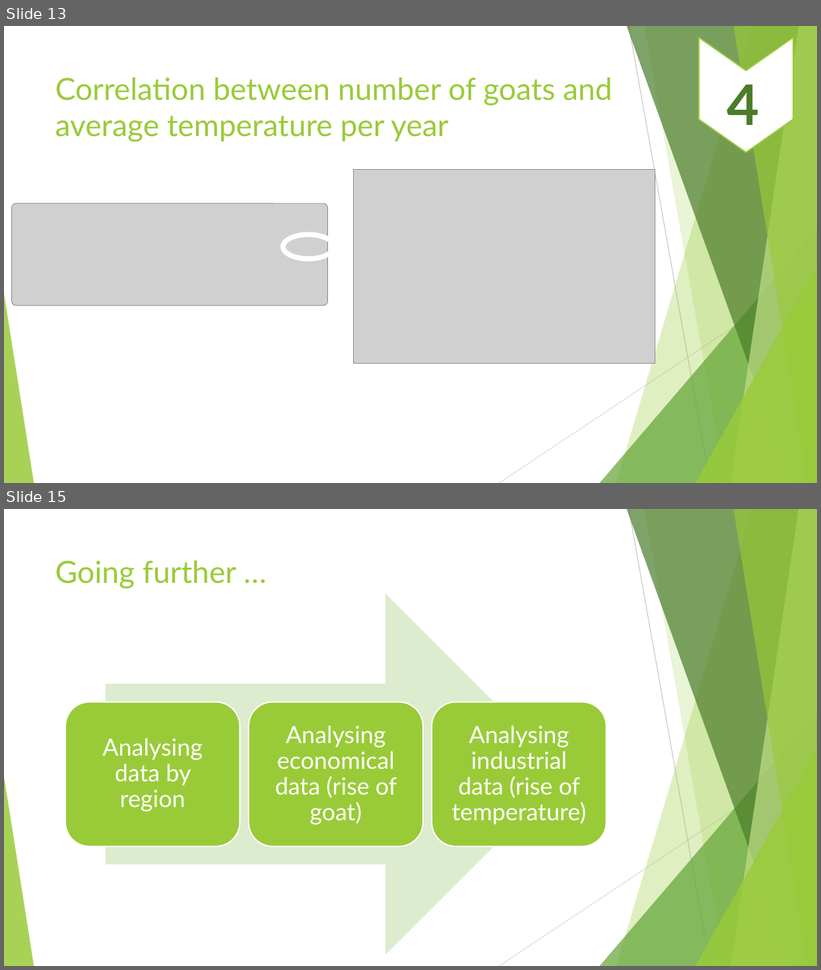
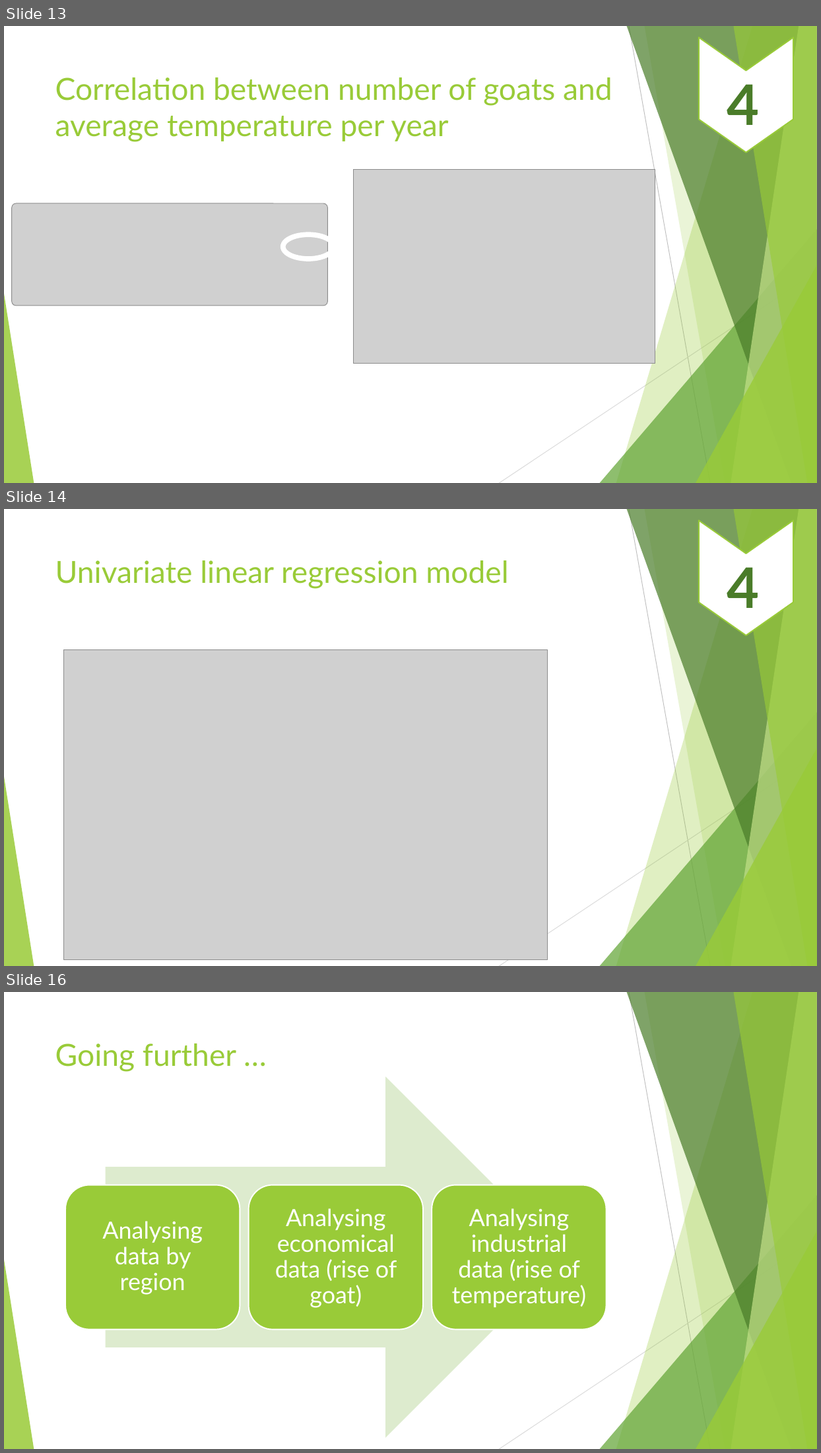
Before and after one commit to jina2020/Projects, a slide deck: Weather and animal data in Mongolia/Weather and animal correlation in Mongolia.pptx. Shown one above the other, each under a label of ours: slides 13 and 15 before the commit, slides 13, 14 and 16 after it; the slides between them are not shown. The pictures are 821x970 and 821x1453 pixels, drawn with LibreOffice and Linux fonts; fonts in the diff are those of the drawing; grey boxes stand for pictures. Boxes give left, top, right and bottom in pixels: in the first picture for what was removed or moved away, otherwise in the second. Text is boxed around its words. In the diff, an @@ line names an element or a change of style, - is before the commit and + after.

Commit message:
Univariate linear regression part

```diff
--- a/Weather and animal data in Mongolia/Weather and animal correlation in Mongolia.pptx
+++ b/Weather and animal data in Mongolia/Weather and animal correlation in Mongolia.pptx
@@ slide 14 added at (x1=4, y1=509, x2=817, y2=966), background #FFFFFF; not listed: 10 template elements that a slide beside it also shows @@
@@ chevron added at (x1=700, y1=521, x2=794, y2=636), fill #FFFFFF, outline #99CB38 1.5 pt @@
@@ title added at (x1=55, y1=560, x2=508, y2=589), 36 pt, text #99CB38 @@
+Univariate linear regression model
@@ text added at (x1=727, y1=567, x2=760, y2=608), 66 pt, text #4A7C29, bold @@
+4
@@ picture added at (x1=64, y1=650, x2=548, y2=960) @@
@@ what was slide 15 is now slide 16 @@
```
Also in this commit, not shown: 1 slide changed, 1 other file.
